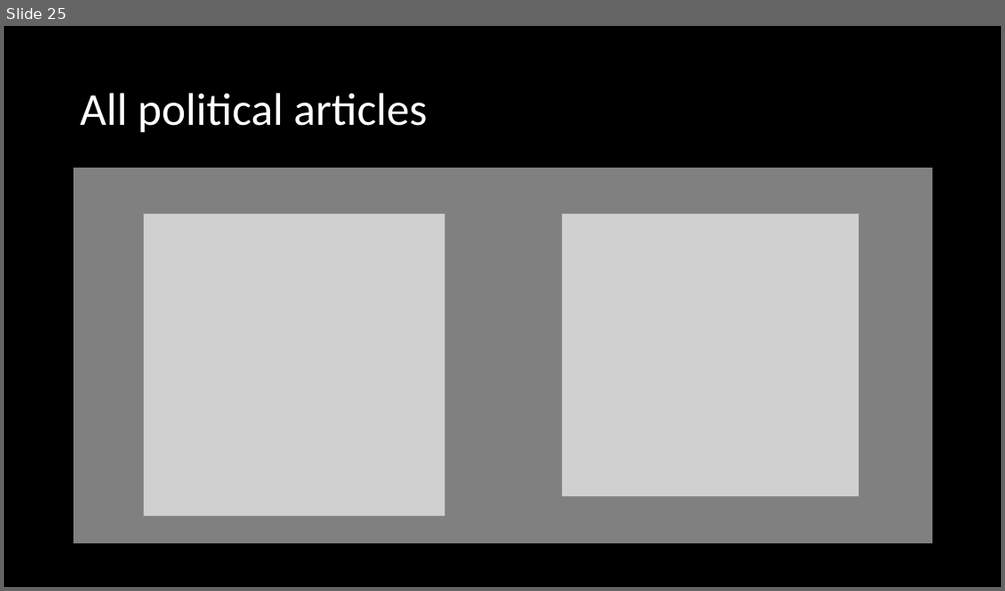
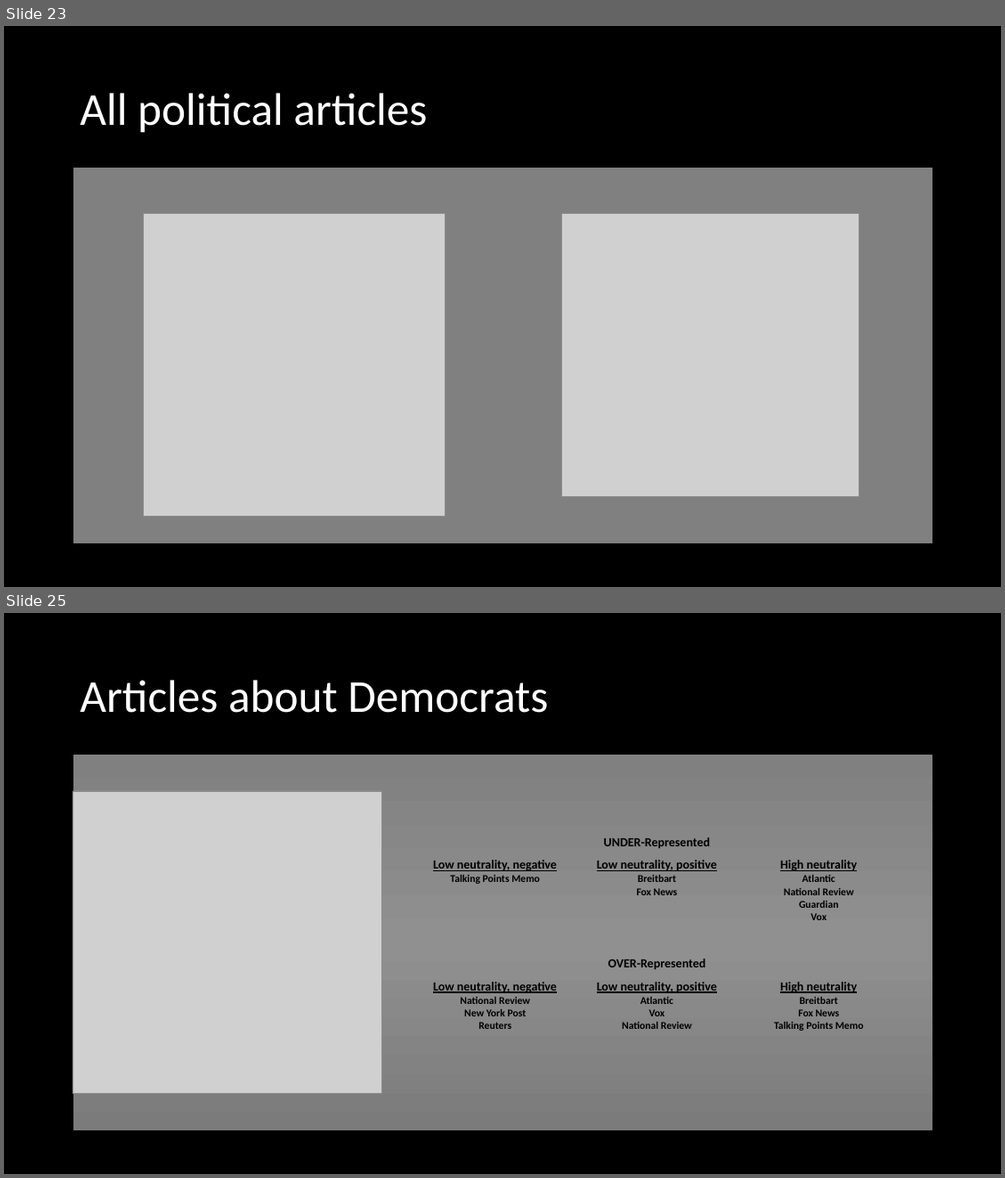
Before and after one commit to jrizcallah/Springboard, a slide deck: Springboard/capstone2/reports/sentiment_bias_presentation.pptx. Shown one above the other, each under a label of ours: slide 25 before the commit, slides 23 and 25 after it; the slides between them are not shown. The pictures are 1005x591 and 1005x1178 pixels, drawn with LibreOffice and Linux fonts; fonts in the diff are those of the drawing; grey boxes stand for pictures. Boxes give left, top, right and bottom in pixels: in the first picture for what was removed or moved away, otherwise in the second. Text is boxed around its words. In the diff, an @@ line names an element or a change of style, - is before the commit and + after.

```diff
--- a/Springboard/capstone2/reports/sentiment_bias_presentation.pptx
+++ b/Springboard/capstone2/reports/sentiment_bias_presentation.pptx
@@ slide 25 added at <box>4,613,1001,1174</box>, background #000000 @@
@@ title added at <box>80,680,548,713</box>, 44 pt, text #FFFFFF @@
+Articles about Democrats
@@ rectangle added at <box>73,755,933,1130</box>, fill gradient #808080 to #909090 to #7C7C7C, outline #000000 0.5 pt @@
@@ picture added at <box>73,791,381,1093</box> @@
@@ table added at <box>414,827,900,1057</box>, 12 rows, 3 columns @@
+UNDER-Represented |  | 
+Low neutrality, negative | Low neutrality, positive | High neutrality
+Talking Points Memo | Breitbart | Atlantic
+ | Fox News | National Review
+ |  | Guardian
+ |  | Vox
+OVER-Represented |  | 
+Low neutrality, negative | Low neutrality, positive | High neutrality
+National Review | Atlantic | Breitbart
+New York Post | Vox | Fox News
+Reuters | National Review | Talking Points Memo
+ |  | 
@@ what was slide 25 is now slide 23 @@
```
Also in this commit, not shown: 1 slide changed, 7 other slides added, 2 slides removed, 9 other files.
